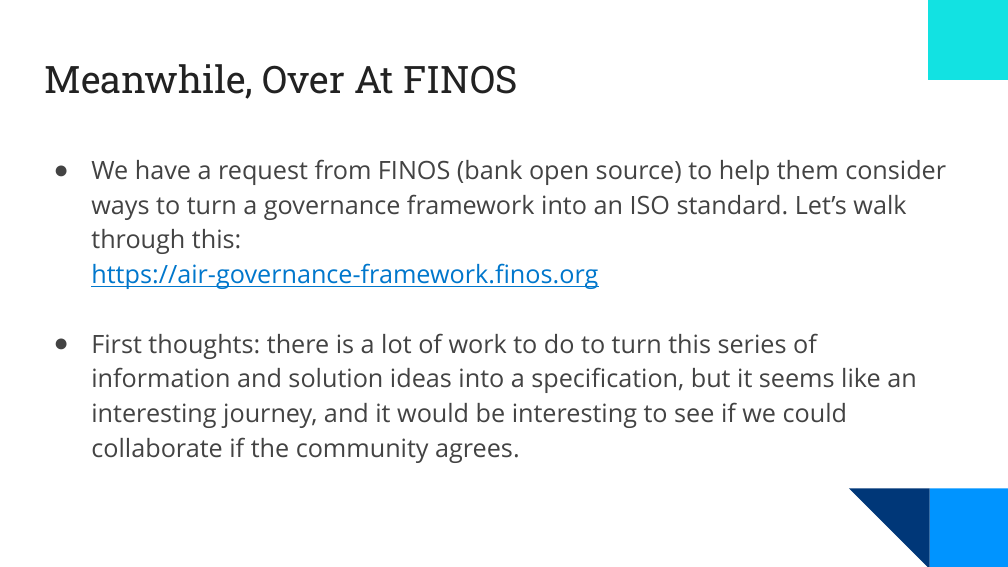
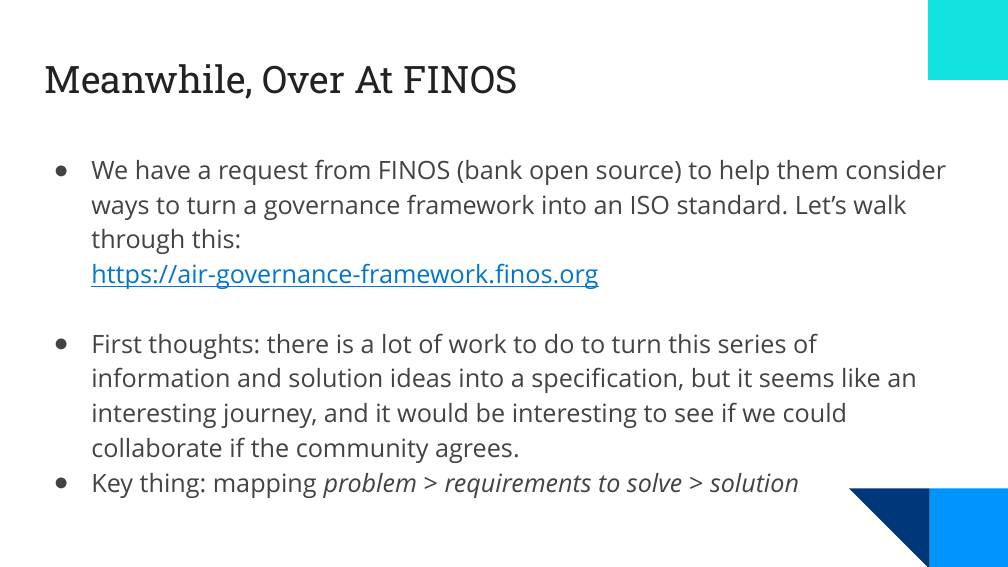
Before and after one commit to OpenChain-Project/Meeting-Slides, a slide deck: slide 10 of 2025/specification-education-monthly/2025-10-Europe-Asia.pptx (slide 11 before the commit). Drawn at 1008x567 pixels with LibreOffice and Linux fonts; fonts in the diff are those of the drawing; background and template pictures are left out. Boxes give left, top, right and bottom in pixels: in the first picture for what was removed or moved away, otherwise in the second. Text is boxed around its words. In the diff, an @@ line names an element or a change of style, - is before the commit and + after.

```diff
--- a/2025/specification-education-monthly/2025-10-Europe-Asia.pptx
+++ b/2025/specification-education-monthly/2025-10-Europe-Asia.pptx
@@ text at <box>91,473,799,498</box>: paragraph added @@
+● Key thing: mapping problem > requirements to solve > solution
```
Also in this commit, not shown: 6 other slides changed, 1 slide removed, 1 other file.
